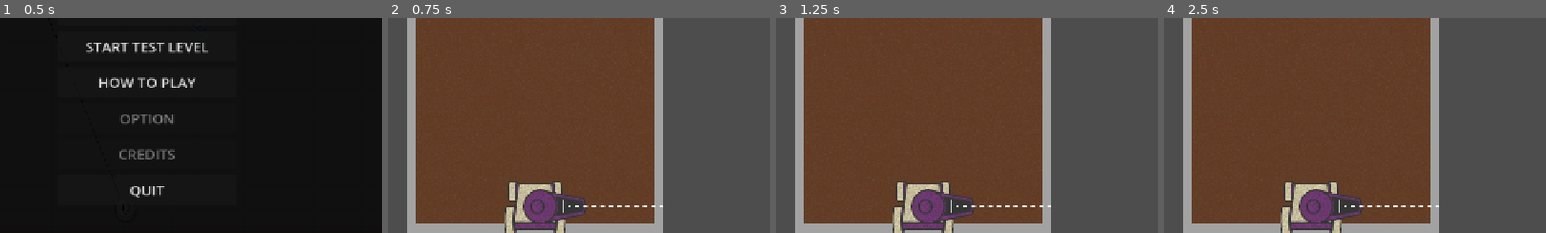
Above: before the commit, frames 1-4 (left to right).
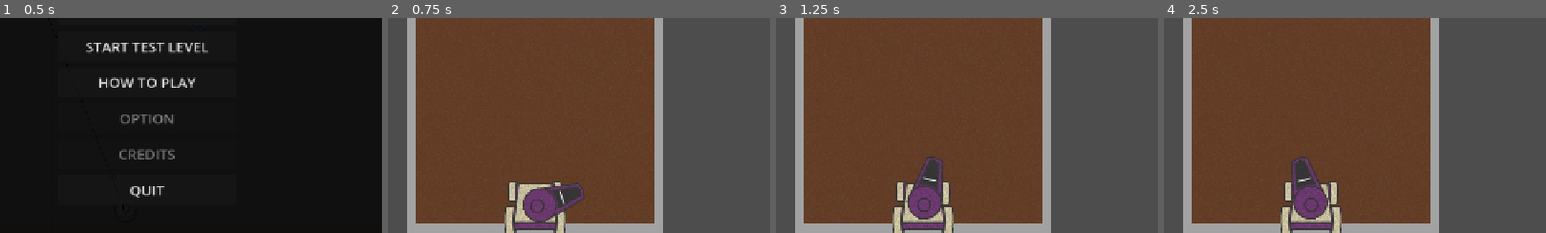
Above: after the commit, the same moments.

Repository: Angele-Bzl/construction
Game: Godot game, scene res://Scenes/title_screen.tscn
Two runs of this game, one before a commit and one after it. Both use one fixed random seed, a clock stepped at 60 frames per second and the inputs below.
Inputs (mouse positions are % of the whole screen's width and height, from its top left):
- Up to frame 1 (0.5 s): no input
- Up to frame 2 (0.75 s): click "START GAME" at 0.5 s
- Up to frame 3 (1.25 s): no input
- Up to frame 4 (2.5 s): move the mouse to (72, 45) at 1.27 s; hold D (right) 1.28-2.03 s; click (72, 45) at 1.35 s; tap Enter at 2 s; move the mouse to (30, 55) at 2.02 s; hold S (down) from 2.03 s (still down); right-click (30, 55) at 2.1 s
The pictures show only the part of the screen within x 31-81%, y 50-100%; the shares and areas given below are measured in that part.

Frame 1 is identical in both runs. In frame 2, 1.4% of the frame differs, in the area x 35-72%, y 76-96%; in frame 3, 2.4%; in frame 4, 2.6%, in the area x 33-72%, y 64-96%.
Error before the commit: Parse Error: Identifier "aim_assist_image" not declared in the current scope. (res://Scripts/crossbow.gd:22)

Commit message:
Fix conflict

Diff:
--- a/construction/Prefabs/CrossbowPrefabs/crossbow.tscn
+++ b/construction/Prefabs/CrossbowPrefabs/crossbow.tscn
@@ -76,7 +76,7 @@
 
 [sub_resource type="Animation" id="Animation_pp7s2"]
 resource_name = "Trembling"
-length = 0.39999999999999997
+length = 0.4
 loop_mode = 1
 tracks/0/type = "value"
 tracks/0/imported = false
--- a/construction/Scripts/crossbow.gd
+++ b/construction/Scripts/crossbow.gd
@@ -8,6 +8,8 @@
 @export var shoot_cooldown : float = 2.0
 @onready var anim_canon_trembling = $CrossbowSprite/CrossbowCannonSprite/AnimationPlayer_Trembling
 @onready var anim_canon_charged= $CrossbowSprite/CrossbowCannonSprite/AnimationPlayer_Charged
+@onready var aim_assist_image = $CrossbowSprite/CrossbowCannonSprite/AimAssistImage
+
 @export var charge : float = 0.1
 
 #---- Slider charge ----
